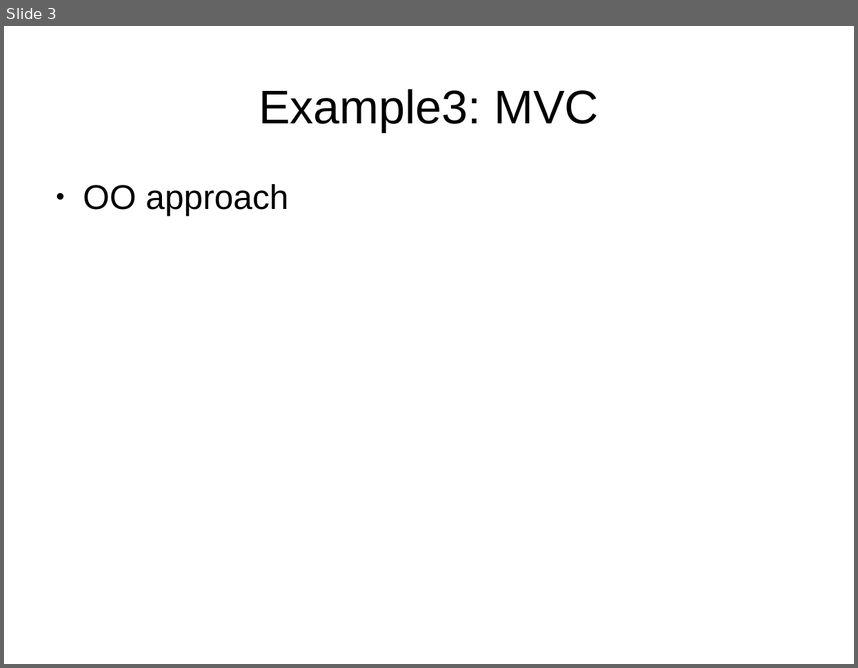
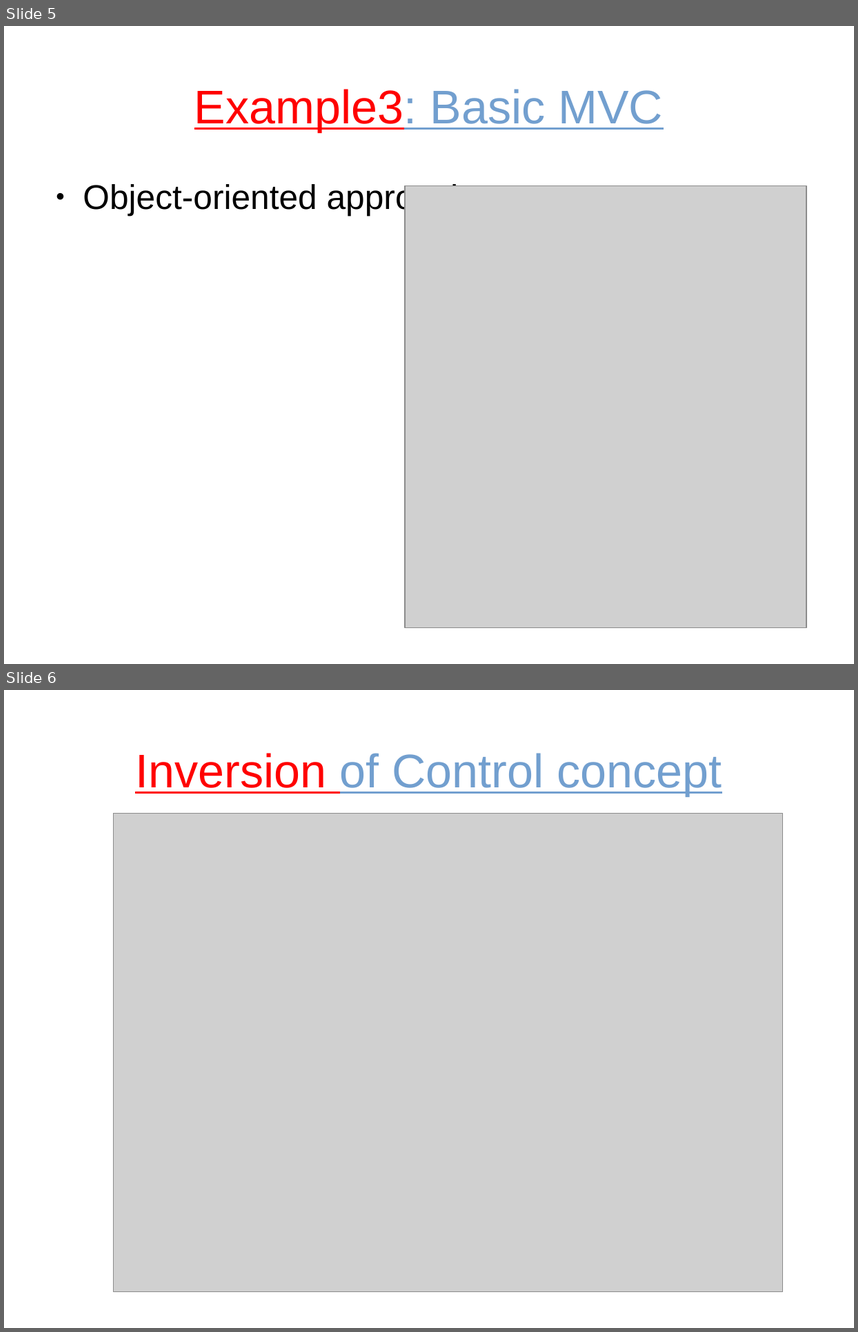
Before and after one commit to tautvilas/frameworks-lecture, a slide deck: doc/presentation.odp. Shown one above the other, each under a label of ours: slide 3 before the commit, slides 5 and 6 after it. The pictures are 858x668 and 858x1332 pixels, drawn with LibreOffice and Linux fonts; fonts in the diff are those of the drawing; grey boxes stand for pictures. Boxes give left, top, right and bottom in pixels: in the first picture for what was removed or moved away, otherwise in the second. Text is boxed around its words. In the diff, an @@ line names an element or a change of style, - is before the commit and + after.

```diff
--- a/doc/presentation.odp
+++ b/doc/presentation.odp
@@ slide 6 added at bbox=[4, 690, 854, 1328], background #FFFFFF @@
@@ title added at bbox=[135, 753, 722, 796], 44 pt, text #729FCF, underline @@
+Inversion of Control concept
@@ picture added at bbox=[114, 814, 783, 1292] @@
@@ what was slide 3 is now slide 5 @@
@@ slide 5 changed as well @@
@@ title at bbox=[194, 89, 664, 132]: text changed; text colour #000000 to #729FCF @@
-Example3: MVC
+Example3: Basic MVC
@@ text at bbox=[83, 182, 470, 216]: text changed @@
-● OO approach
+● Object-oriented approach
@@ picture added at bbox=[405, 185, 807, 628] @@
```
Also in this commit, not shown: 3 other slides changed, 6 other slides added, 4 slides removed.
